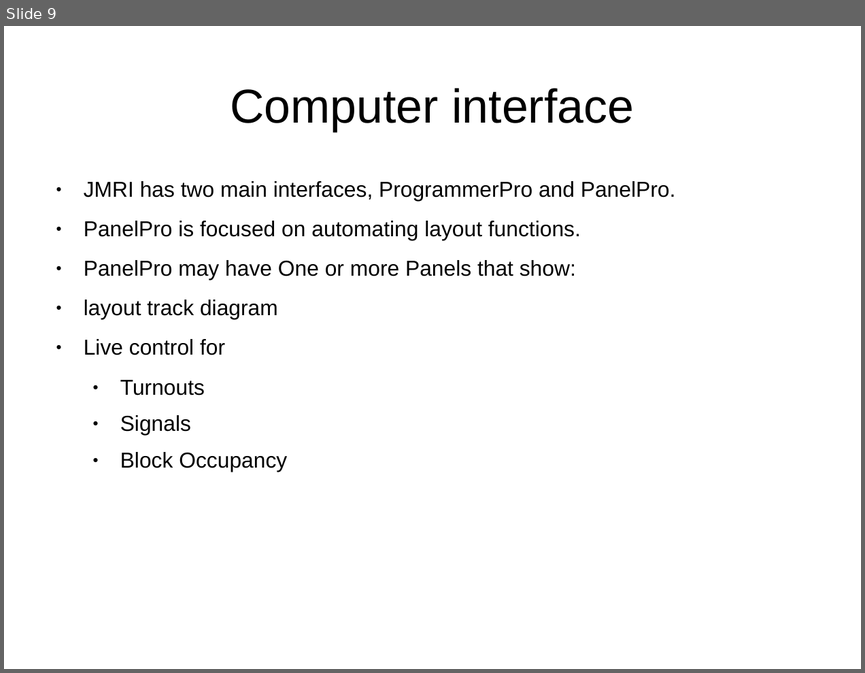
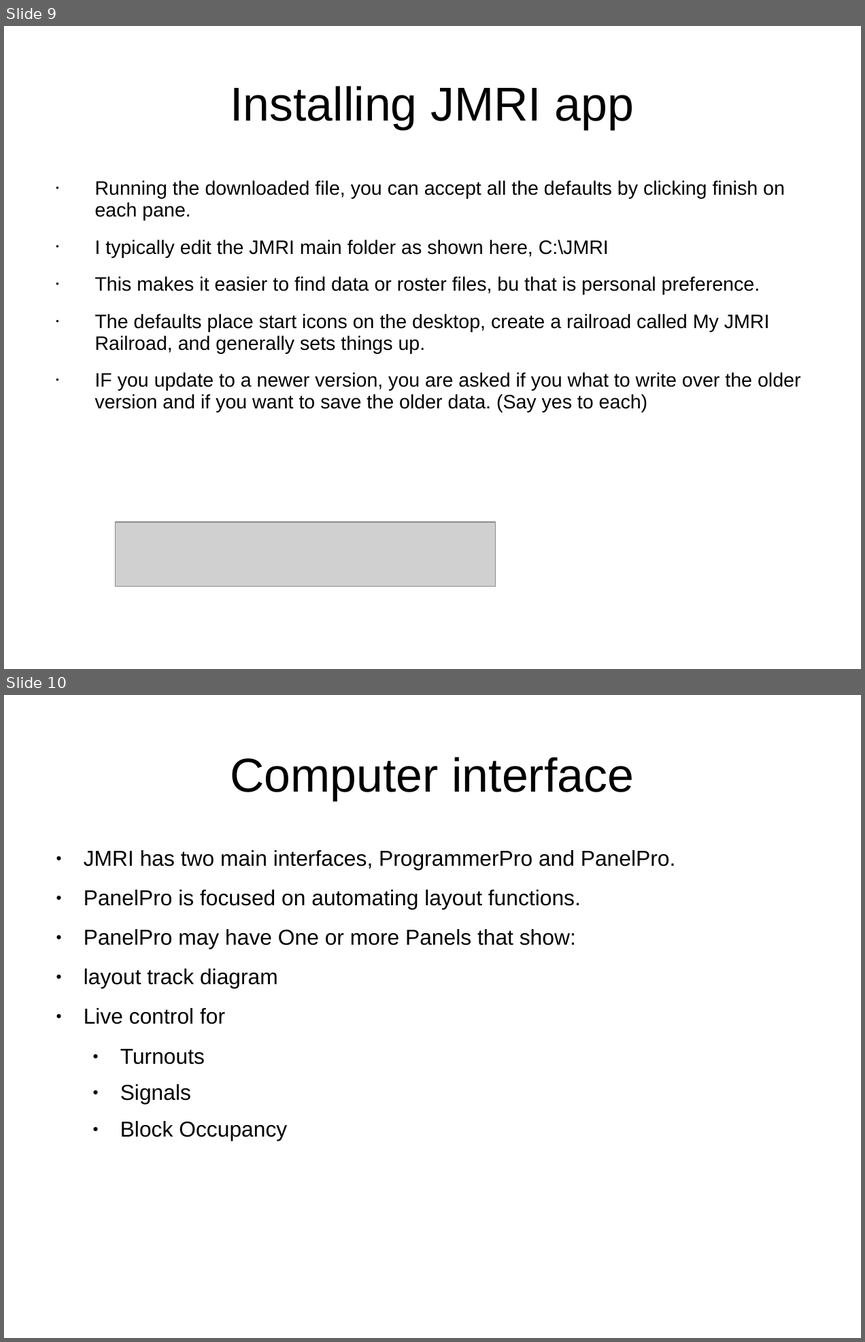
Before and after one commit to McLae/dfwtrainshows, a slide deck: Clinics/Starting with JMRI.ppt. Shown one above the other, each under a label of ours: slide 9 before the commit, slides 9 and 10 after it. The pictures are 865x673 and 865x1342 pixels, drawn with LibreOffice and Linux fonts; fonts in the diff are those of the drawing; grey boxes stand for pictures. Boxes give left, top, right and bottom in pixels: in the first picture for what was removed or moved away, otherwise in the second. Text is boxed around its words. In the diff, an @@ line names an element or a change of style, - is before the commit and + after.

```diff
--- a/Clinics/Starting with JMRI.ppt
+++ b/Clinics/Starting with JMRI.ppt
@@ slide 9 added at <box>4,26,861,669</box>, background #FFFFFF @@
@@ title added at <box>230,86,633,130</box>, 44 pt, text #000000 @@
+Installing JMRI app
@@ text added at <box>95,180,801,412</box>, 18 pt, text #000000 @@
+• Running the downloaded file, you can accept all the defaults by clicking finish on each pane.
+• I typically edit the JMRI main folder as shown here, C:\JMRI
+• This makes it easier to find data or roster files, bu that is personal preference.
+• The defaults place start icons on the desktop, create a railroad called My JMRI Railroad, and generally sets things up.
+• IF you update to a newer version, you are asked if you what to write over the older version and if you want to save the older data. (Say yes to each)
@@ picture added at <box>116,522,496,586</box> @@
@@ what was slide 9 is now slide 10 @@
```
Also in this commit, not shown: 2 slides changed, 1 other slide added, 1 slide removed.
